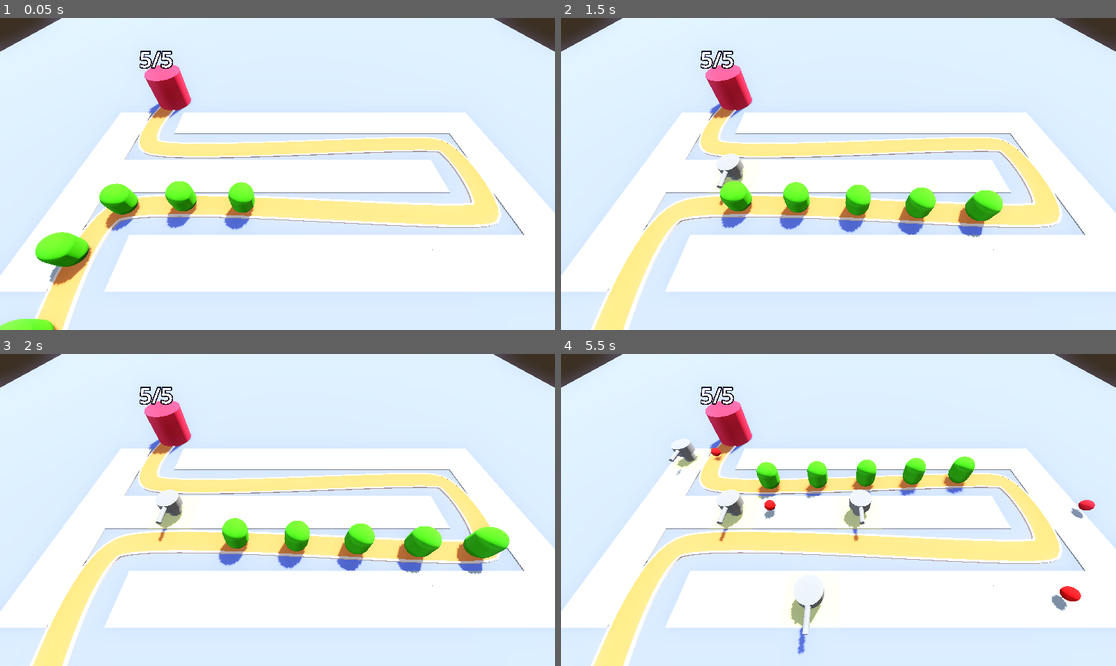
Above: before the commit, frames 1-4 (two rows, left to right).
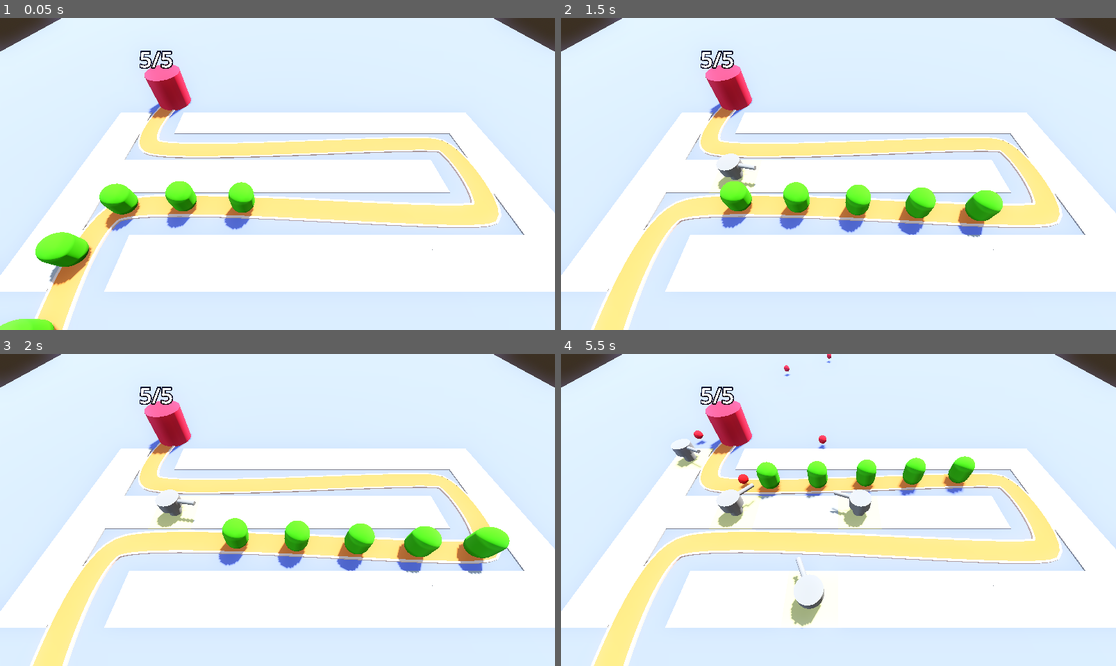
Above: after the commit, the same moments.

Repository: ConnerGordon/barbarian-blaster
Game: Godot game, scene res://levels/baselevel.tscn
Two runs of this game, one before a commit and one after it. Both use one fixed random seed, a clock stepped at 60 frames per second and the inputs below.
Inputs (mouse positions are in pixels of both pictures, inside the frame that each line leads up to):
- Up to frame 1 (0.05 s): no input
- Up to frame 2 (1.5 s): move the mouse to (960, 158) at 0.52 s; click (960, 158) at 0.6 s; move the mouse to (727, 189) at 1.27 s; click (727, 189) at 1.35 s
- Up to frame 3 (2 s): no input
- Up to frame 4 (5.5 s): move the mouse to (894, 441) at 2.02 s; click (894, 441) at 2.1 s; move the mouse to (810, 572) at 2.77 s; click (810, 572) at 2.85 s; move the mouse to (1005, 556) at 3.52 s; click (1005, 556) at 3.6 s; move the mouse to (672, 463) at 4.27 s; click (672, 463) at 4.35 s; move the mouse to (866, 510) at 5.02 s; click (866, 510) at 5.1 s

Frame 1 is identical in both runs. In frame 2, 0.1% of the frame differs, in the area x 28-36%, y 46-61%; in frame 3, 0.2%; in frame 4, 1.3%, in the area x 19-97%, y 0-97%.

Commit message:
rotat tur

Diff:
--- a/levels/TurretManager.gd
+++ b/levels/TurretManager.gd
@@ -3,7 +3,7 @@
 
 @export var turret : PackedScene
 
-
+@export var enmana : Path3D
 
 # Called when the node enters the scene tree for the first time.
 func _ready() -> void:
@@ -14,6 +14,7 @@
 func build_turret(pos:Vector3)->void:
 	var atur = turret.instantiate()
 	add_child(atur)
+	atur.enpath = enmana
 	atur.global_position = pos
 
 # Called every frame. 'delta' is the elapsed time since the previous frame.
--- a/levels/baselevel.tscn
+++ b/levels/baselevel.tscn
@@ -110,7 +110,7 @@
 transform = Transform3D(0.96858877, 0, 0.24860094, 0, 1, 0, -0.24860094, 0, 0.96858877, -14.184987, 0, 19.048136)
 
 [node name="enemy2" parent="Path3D" instance=ExtResource("2_n8muh")]
-transform = Transform3D(0.99921167, 0, 0.03925537, 0, 1, 0, -0.03925537, 0, 0.99921167, -14.921269, 0, 14.110351)
+transform = Transform3D(0.99921155, 0, 0.039255366, 0, 1, 0, -0.039255366, 0, 0.99921155, -14.921269, 0, 14.110351)
 progress = 5.0
 
 [node name="enemy3" parent="Path3D" instance=ExtResource("2_n8muh")]
@@ -122,7 +122,7 @@
 progress = 15.0
 
 [node name="enemy5" parent="Path3D" instance=ExtResource("2_n8muh")]
-transform = Transform3D(-0.03816354, 0, -0.9992539, 0, 1, 0, 0.9992539, 0, -0.03816354, -3.4151912, 0, 9.432198)
+transform = Transform3D(-0.038163535, 0, -0.9992538, 0, 1, 0, 0.9992538, 0, -0.038163535, -3.4151912, 0, 9.432198)
 progress = 20.0
 
 [node name="Base" parent="." instance=ExtResource("3_ty5d8")]
@@ -133,6 +133,7 @@
 gridmap = NodePath("../GridMap")
 turret_manager = NodePath("../turretManager")
 
-[node name="turretManager" type="Node3D" parent="."]
+[node name="turretManager" type="Node3D" parent="." node_paths=PackedStringArray("enmana")]
 script = ExtResource("5_l5r03")
 turret = ExtResource("6_76r3m")
+enmana = NodePath("../Path3D")
--- a/turret/turret.gd
+++ b/turret/turret.gd
@@ -1,18 +1,19 @@
 extends Node3D
 @export var proj = preload("res://projectiles/projectile.tscn")
-
+@onready var enpath : Path3D
 # Called when the node enters the scene tree for the first time.
 func _ready() -> void:
 	pass # Replace with function body.
 
 
 # Called every frame. 'delta' is the elapsed time since the previous frame.
-func _process(delta: float) -> void:
-	pass
+func _physics_process(delta: float) -> void:
+	var enemy = enpath.get_children().back()
+	look_at(enemy.global_position, Vector3.UP,true)
 
 
 func _on_timer_timeout() -> void:
 	var inst = proj.instantiate()
 	inst.position = position + Vector3(0,1,0)
-	inst.direction = Vector3(cos(rotation.x),0,sin(rotation.z))
+	##inst.direction = Vector3(cos(rotation.x),0,sin(rotation.z))
 	add_child(inst)
